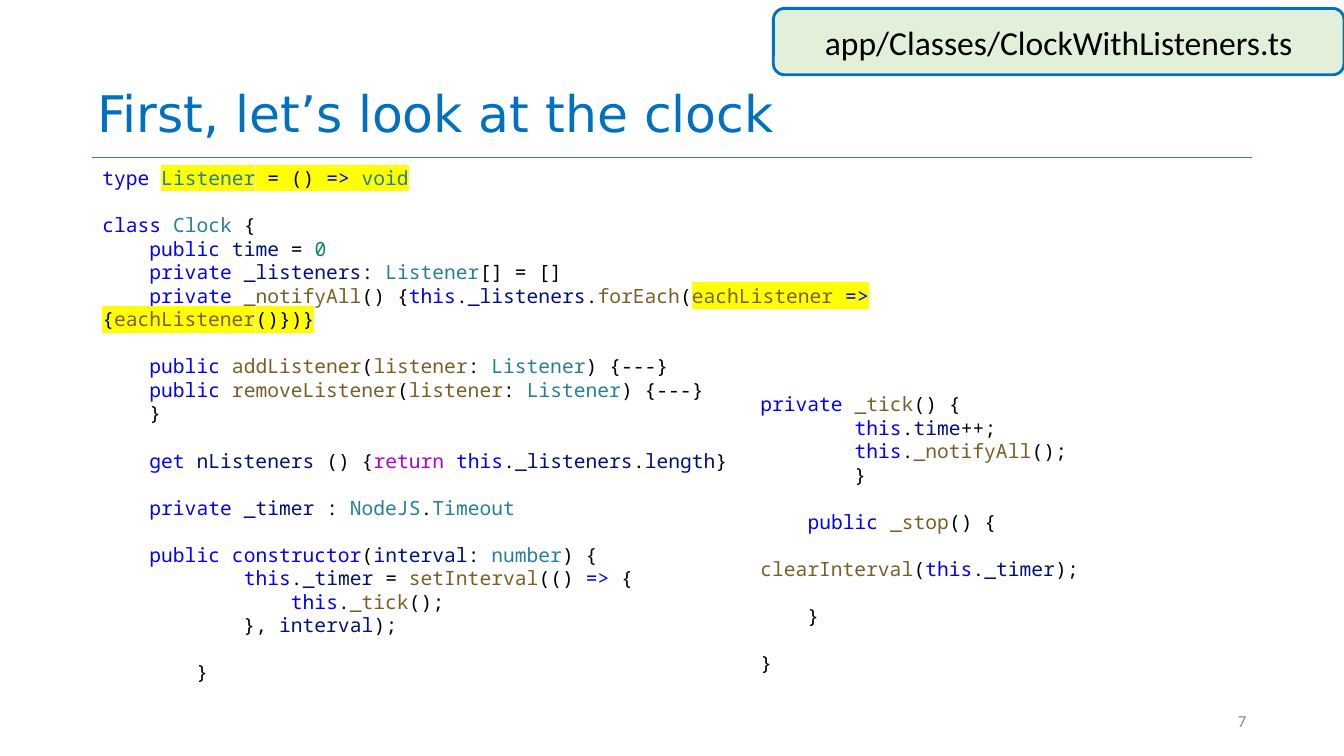
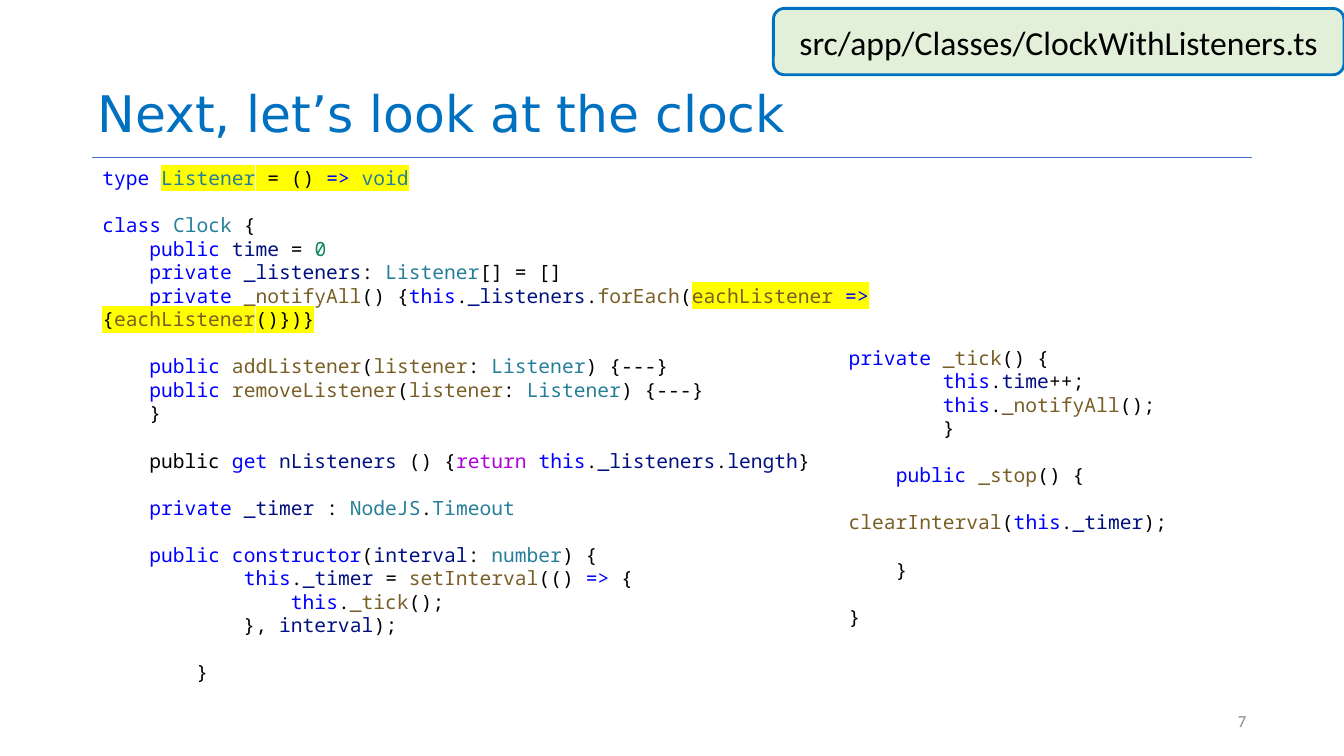
Before and after one commit to neu-se/CS4530-Spring-2024, a slide deck: slide 7 of Slides/Module 09 React Hooks.pptx. Drawn at 1344x756 pixels with LibreOffice and Linux fonts; fonts in the diff are those of the drawing. Boxes give left, top, right and bottom in pixels: in the first picture for what was removed or moved away, otherwise in the second. Text is boxed around its words. In the diff, an @@ line names an element or a change of style, - is before the commit and + after.

```diff
--- a/Slides/Module 09 React Hooks.pptx
+++ b/Slides/Module 09 React Hooks.pptx
@@ text in rounded rectangle at (x1=799, y1=31, x2=1317, y2=61): text changed @@
-app/Classes/ClockWithListeners.ts
+src/app/Classes/ClockWithListeners.ts
@@ title at (x1=97, y1=93, x2=785, y2=138): text changed @@
-First, let’s look at the clock
+Next, let’s look at the clock
@@ text "private _tick() {" moved from (x1=760, y1=396, x2=1078, y2=579) to (x1=849, y1=350, x2=1167, y2=532) @@
@@ text at (x1=149, y1=453, x2=810, y2=473): text changed @@
-get nListeners () {return this._listeners.length}
+public get nListeners () {return this._listeners.length}
```
Also in this commit, not shown: 11 other slides changed, 4 other files.
